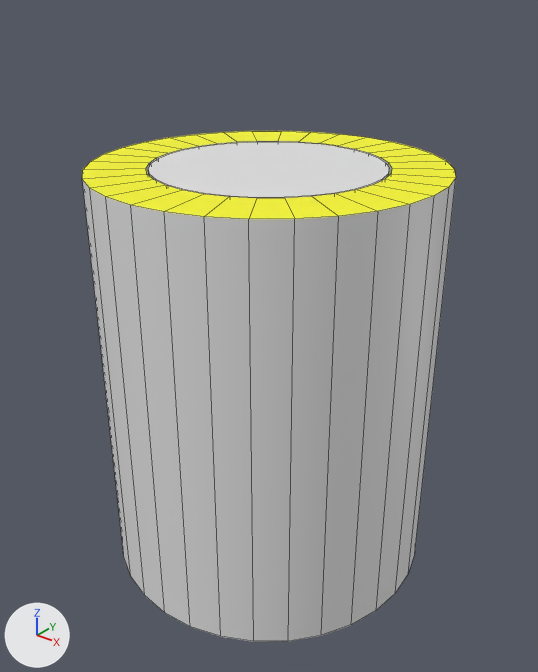
Before and after pictures for a commit that changed the Blender file Assets/Models/Nianyi/Bin with a Lid of Loopshape.blend.
The view is the same before and after, from a 50 mm camera at (0.681, -0.851, 0.917) aimed at (0.007, -0.008, 0.395). Lighting does not change. The marker at lower left points along +X, +Y and +Z. Mesh edges are drawn as thin lines.

In view in the first picture: 'Bin Body', 'Bin Lid'.
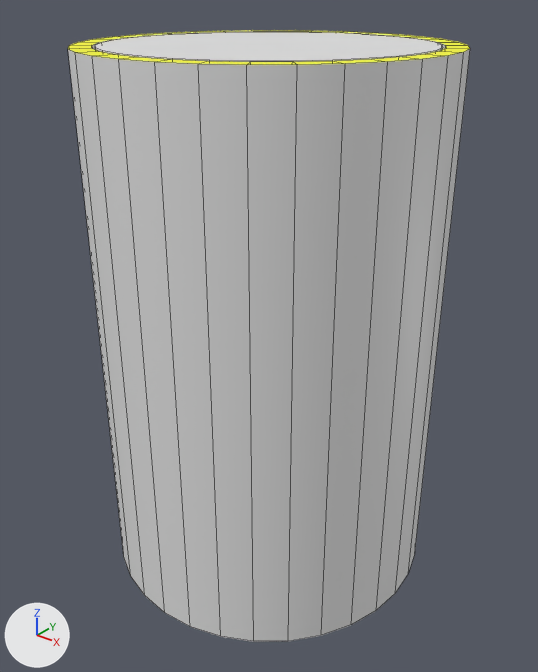
Commit message: Modify 'bin with a lid of loopshape' model to fit the new 1/8 bordure width

ob_hemicircular_frame_path is not drawn itself; it is used by a modifier of ob_hemicircular_frame.
ob_hemicircular_frame is not drawn itself; it is used by a modifier of ob_bin_lid.

Boxes (x1, y1, x2, y2) around the edits, measured in the pictures (538 x 672 px):
'Bin Body', reshaped (7% wider, 20% taller): before (82, 131, 456, 642); after (68, 30, 470, 642)
'Bin Lid', moved, rescaled: before (148, 142, 389, 198); after (95, 31, 443, 62)

The edits, one by one:
me_bin_body is used by ob_bin_body; parent ob_bin; location (0.0, 0.0, 0.0).
me_bin_body had 192 vertices, 162 faces and spanned x -0.4..0.4, y -0.4..0.4, z 0.0..1.0.
me_bin_body now has 192 vertices, 162 faces and spans x -0.4..0.4, y -0.4..0.4, z 0.0..1.249.
me_bin_body part 1: 96 of 192 vertices moved; they spanned x -0.4..0.4, y -0.4..0.4, z 0.96..1.0 and now span x -0.4..0.4, y -0.4..0.4, z 0.96..1.249; mean shift (0.0, 0.0, 0.166); largest move (0.267, 0.0, 1.0) -> (0.355, 0.0, 1.249).
Object 'Bin Lid' (ob_bin_lid) moves from (0.0, 0.0, 0.98) to (0.0, 0.0, 1.23).
Object 'Hemicircular Frame Path' (ob_hemicircular_frame_path) is rescaled from (1.0, 1.0, 1.0) to (1.33, 1.33, 1.33).
Object 'Hemicircular Frame' (ob_hemicircular_frame) is rescaled from (0.25, 0.05, 0.01) to (0.333, 0.0667, 0.0133).
